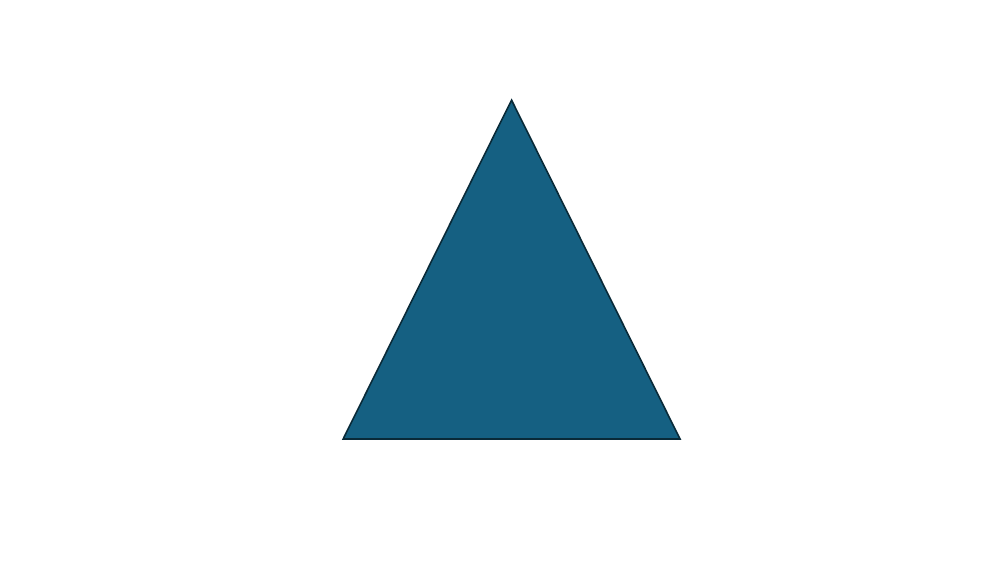
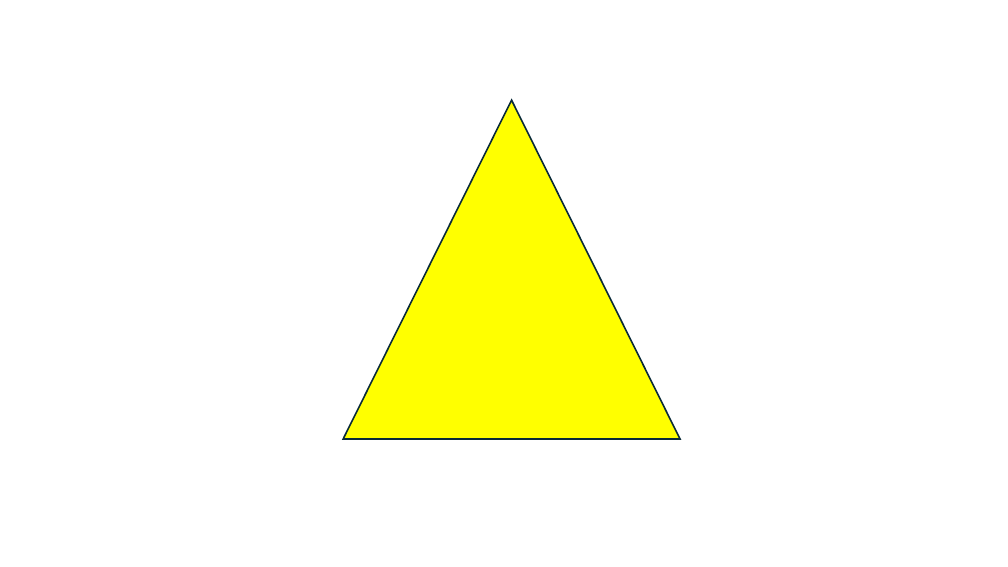
Before and after one commit to 40docs/video-as-code, a slide deck: slide 3 of input/shapes_basic.pptx. Drawn at 1008x567 pixels with LibreOffice and Linux fonts; fonts in the diff are those of the drawing. Boxes give left, top, right and bottom in pixels: in the first picture for what was removed or moved away, otherwise in the second. Text is boxed around its words. In the diff, an @@ line names an element or a change of style, - is before the commit and + after.

Commit message:
Add files via upload
Corrected Triangle to be yellow, also added an additional slide.

```diff
--- a/input/shapes_basic.pptx
+++ b/input/shapes_basic.pptx
@@ triangle at box(343, 100, 681, 439): fill #156082 to #FFFF00 @@
```
Also in this commit, not shown: 1 slide added.
